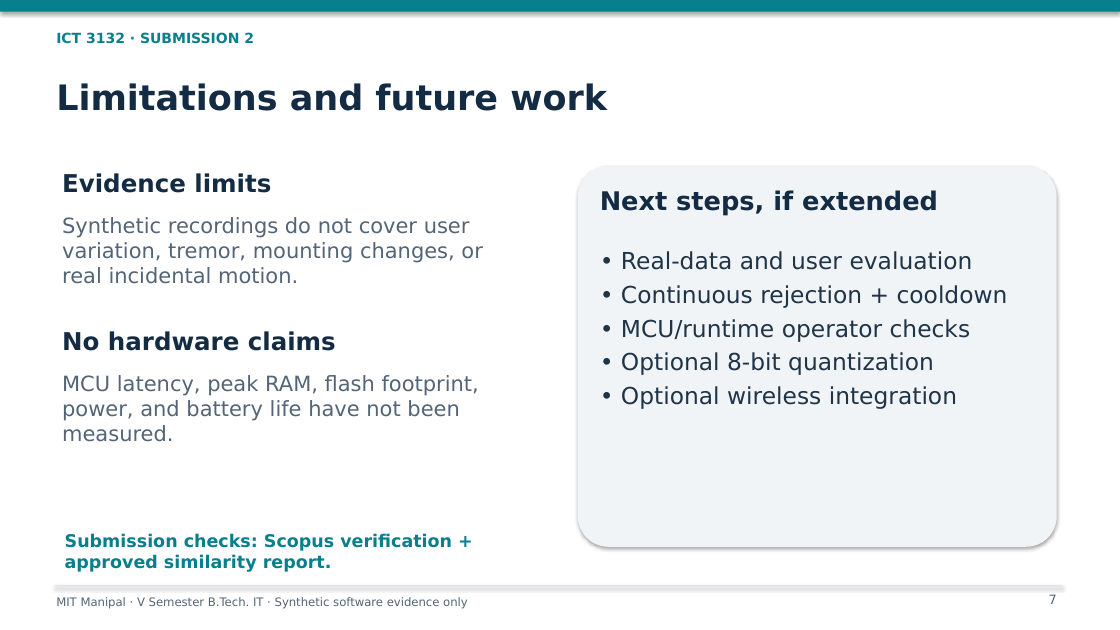
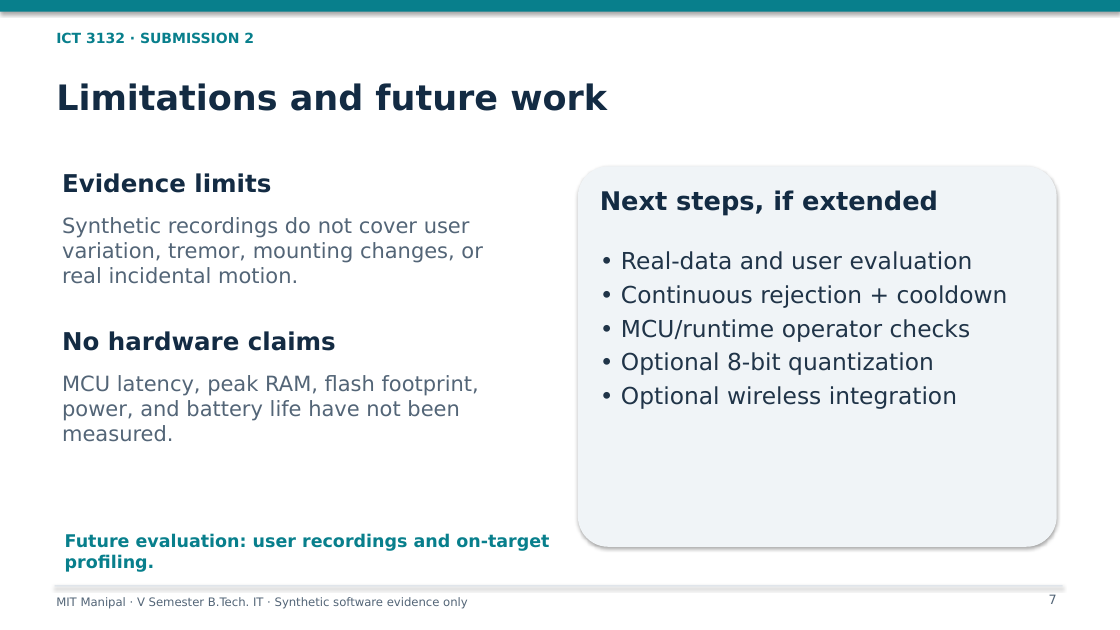
Before and after one commit to loded-diper/ES-THEORY-SEM-V, a slide deck: slide 7 of Submission_2/presentation.pptx. Drawn at 1120x630 pixels with LibreOffice and Linux fonts; fonts in the diff are those of the drawing. Boxes give left, top, right and bottom in pixels: in the first picture for what was removed or moved away, otherwise in the second. Text is boxed around its words. In the diff, an @@ line names an element or a change of style, - is before the commit and + after.

```diff
--- a/Submission_2/presentation.pptx
+++ b/Submission_2/presentation.pptx
@@ text at (x1=65, y1=533, x2=549, y2=572): text changed @@
-Submission checks: Scopus verification + approved similarity report.
+Future evaluation: user recordings and on-target profiling.
```
Also in this commit, not shown: 1 other slide changed, 16 other files.
